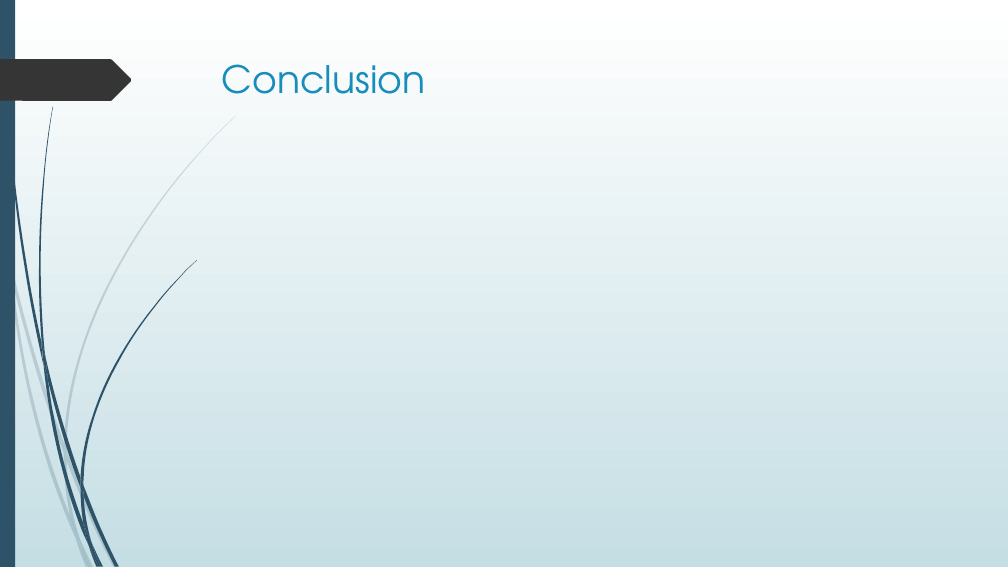
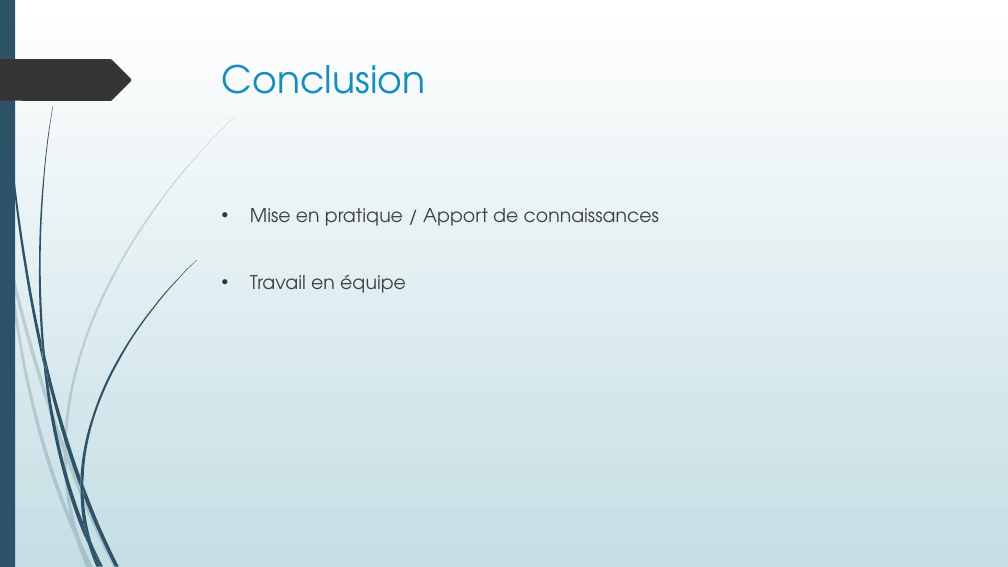
Before and after one commit to Ancalimeras/PuyDuFou, a slide deck: slide 10 of PPT JEE ANDROID.pptx. Drawn at 1008x567 pixels with LibreOffice and Linux fonts; fonts in the diff are those of the drawing. Boxes give left, top, right and bottom in pixels: in the first picture for what was removed or moved away, otherwise in the second. Text is boxed around its words. In the diff, an @@ line names an element or a change of style, - is before the commit and + after.

Commit message:
MAJ PPT

```diff
--- a/PPT JEE ANDROID.pptx
+++ b/PPT JEE ANDROID.pptx
@@ text added at [250, 208, 659, 293], 18 pt, text #404040 @@
+• Mise en pratique / Apport de connaissances
+• Travail en équipe
```
Also in this commit, not shown: 2 other slides changed, 2 slides added, 2 slides removed.
